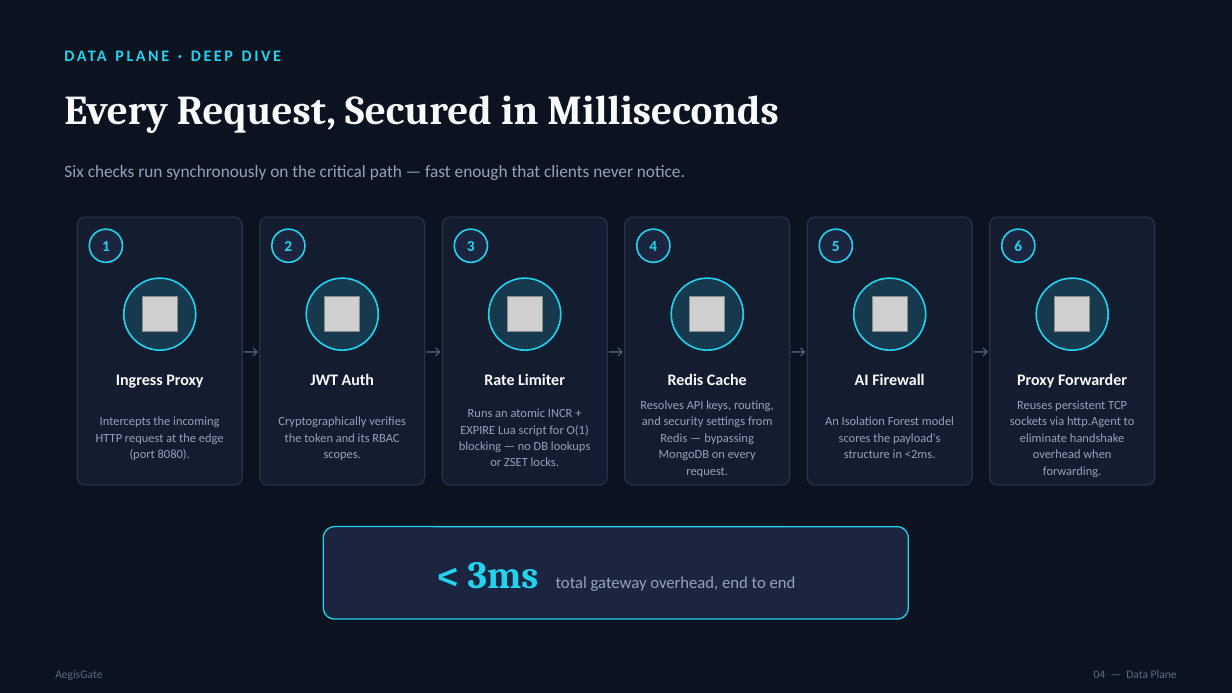
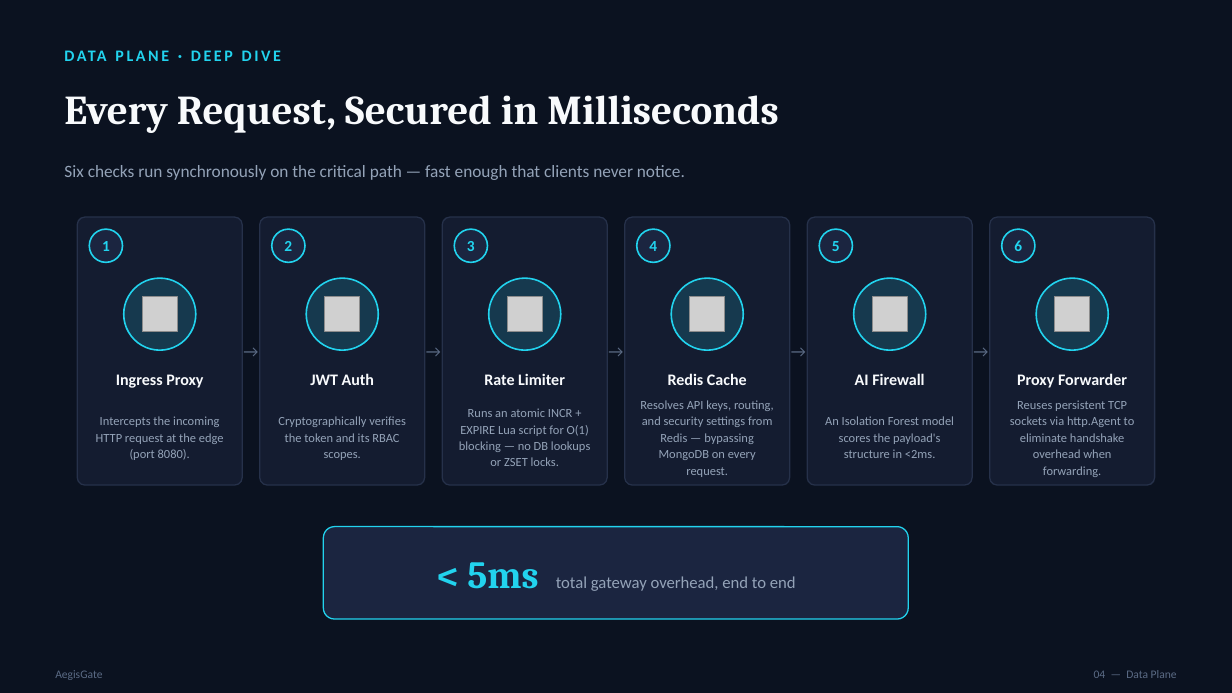
Before and after one commit to RohitSirvi898/AegisGate, a slide deck: slide 5 of docs/AegisGate_Presentation_Final.pptx. Drawn at 1232x693 pixels with LibreOffice and Linux fonts; fonts in the diff are those of the drawing; grey boxes stand for pictures. Boxes give left, top, right and bottom in pixels: in the first picture for what was removed or moved away, otherwise in the second. Text is boxed around its words. In the diff, an @@ line names an element or a change of style, - is before the commit and + after.

```diff
--- a/docs/AegisGate_Presentation_Final.pptx
+++ b/docs/AegisGate_Presentation_Final.pptx
@@ text at (467,562,796,591): text changed @@
-< 3ms total gateway overhead, end to end
+< 5ms total gateway overhead, end to end
```
Also in this commit, not shown: 3 other slides changed, 1 other file.
